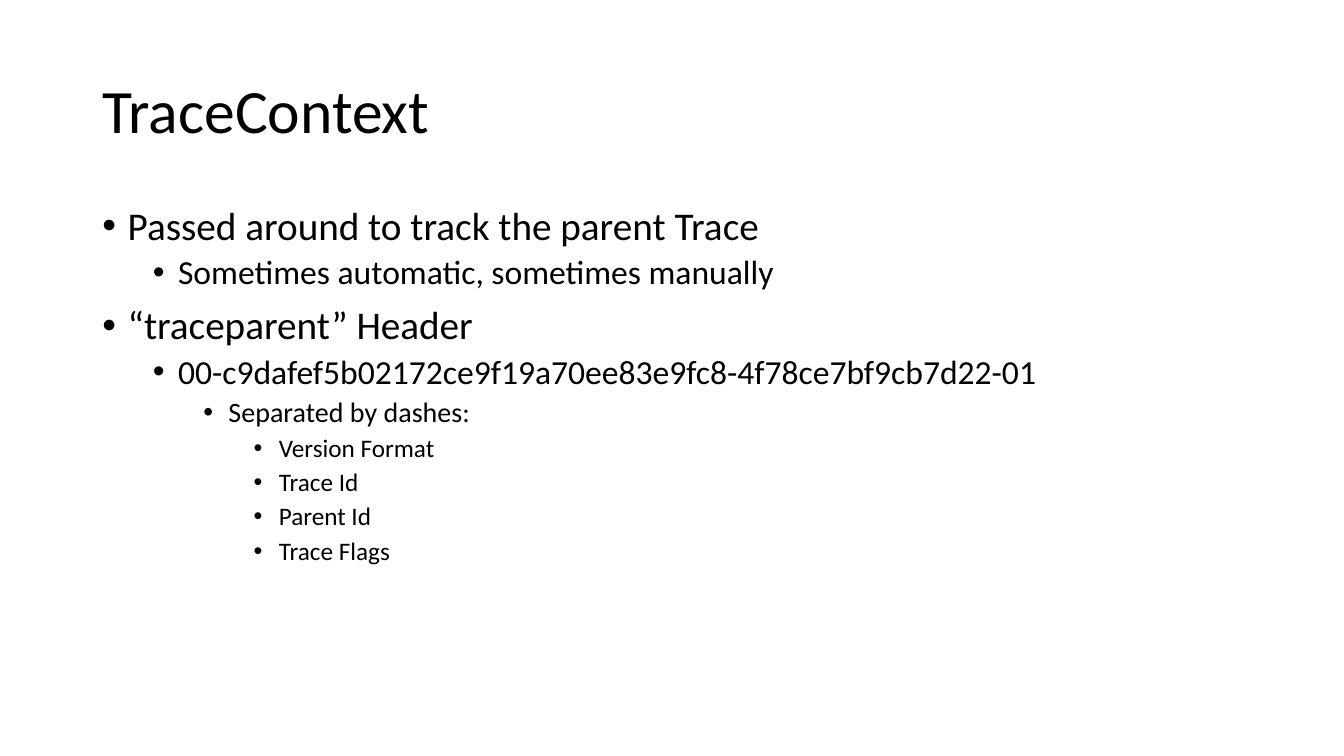
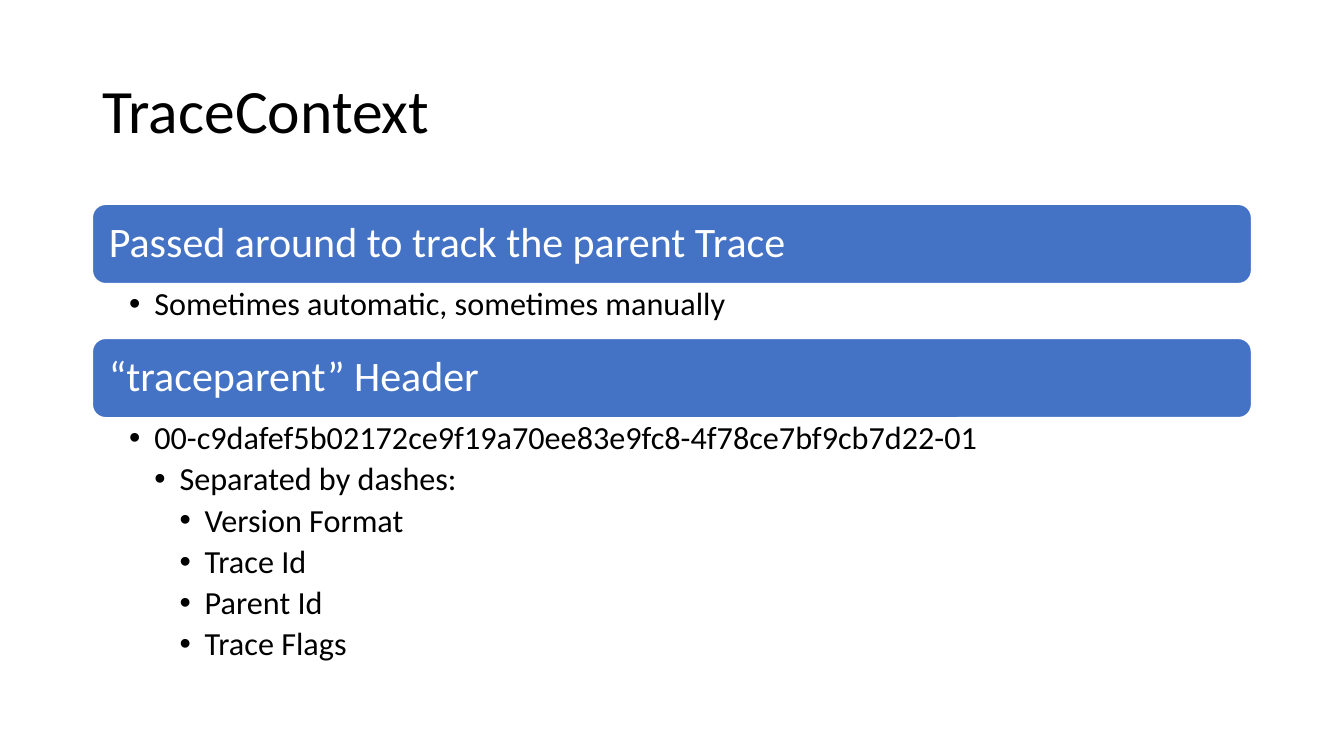
Before and after one commit to ProgrammerAL/Presentations-2023, a slide deck: slide 14 of 2023-03 - Orlando Code Camp - OpenTelemetry/Presentation.pptx. Drawn at 1344x756 pixels with LibreOffice and Linux fonts; fonts in the diff are those of the drawing. Boxes give left, top, right and bottom in pixels: in the first picture for what was removed or moved away, otherwise in the second. Text is boxed around its words. In the diff, an @@ line names an element or a change of style, - is before the commit and + after.

```diff
--- a/2023-03 - Orlando Code Camp - OpenTelemetry/Presentation.pptx
+++ b/2023-03 - Orlando Code Camp - OpenTelemetry/Presentation.pptx
@@ text at (128,212,774,346): paragraphs removed @@
-• Passed around to track the parent Trace
-  • Sometimes automatic, sometimes manually
-• “traceparent” Header
@@ group added at (93,205,1252,418): 3 texts, 2 rounded rectangles @@
+Passed around to track the parent Trace
+  • Sometimes automatic, sometimes manually
+“traceparent” Header
@@ text "00-c9dafef5b02172ce9f19a70ee83e9fc8-4f78ce7bf9cb7d22-01": place and size @@
-text "00-c9dafef5b02172ce9f19a70ee83e9fc8-4f78ce7bf9cb7d22-01" at (128,212,1036,565)
+text "00-c9dafef5b02172ce9f19a70ee83e9fc8-4f78ce7bf9cb7d22-01" at (154,426,977,661)
@@ text "00-c9dafef5b02172ce9f19a70ee83e9fc8-4f78ce7bf9cb7d22-01" at (154,426,977,661): size 24 to 23 pt in "00-c9dafef5b02172ce9f19a70ee83e9fc8-4f78ce7bf9cb7d22-01"; size 20 to 23 pt in "Separated by dashes:"; size 18 to 23 pt in "Version Format", "Trace Id", "Parent Id", "Trace Flags"; indent changed @@
```
Also in this commit, not shown: 17 other slides changed, 1 slide added, 1 slide removed.
